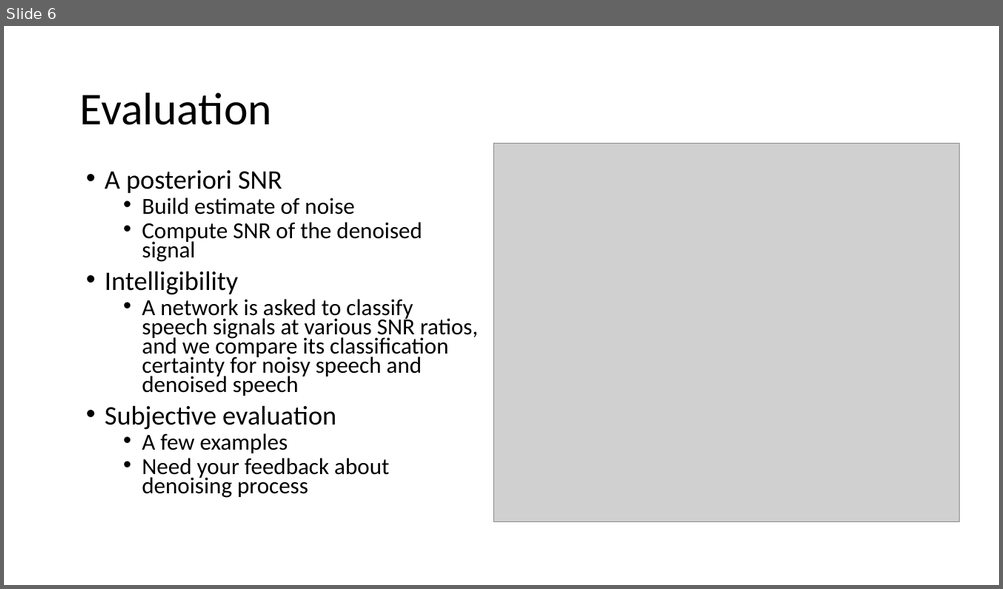
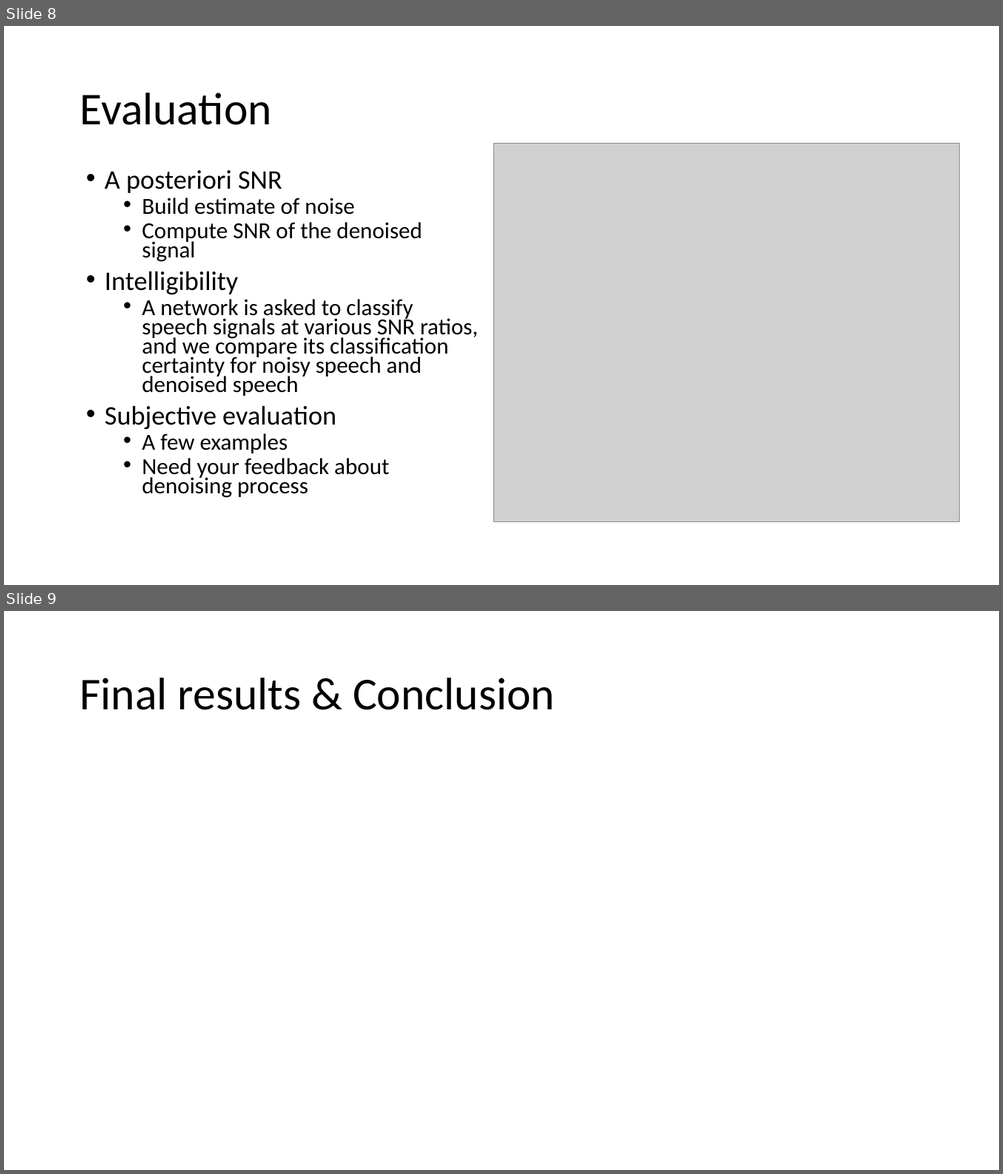
Before and after one commit to lcolbois/aasp-noise-red, a slide deck: presentation.pptx. Shown one above the other, each under a label of ours: slide 6 before the commit, slides 8 and 9 after it. The pictures are 1003x589 and 1003x1174 pixels, drawn with LibreOffice and Linux fonts; fonts in the diff are those of the drawing; grey boxes stand for pictures. Boxes give left, top, right and bottom in pixels: in the first picture for what was removed or moved away, otherwise in the second. Text is boxed around its words. In the diff, an @@ line names an element or a change of style, - is before the commit and + after.

```diff
--- a/presentation.pptx
+++ b/presentation.pptx
@@ slide 9 added at [4, 611, 999, 1170], background #FFFFFF @@
@@ title added at [79, 678, 555, 710], 44 pt, text #000000 @@
+Final results & Conclusion
@@ what was slide 6 is now slide 8 @@
```
Also in this commit, not shown: 2 slides changed, 2 other slides added, 1 slide removed.
